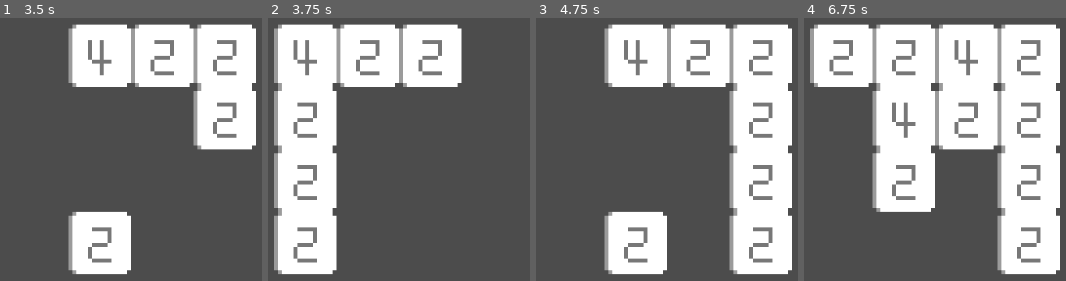
Above: before the commit, frames 1-4 (left to right).
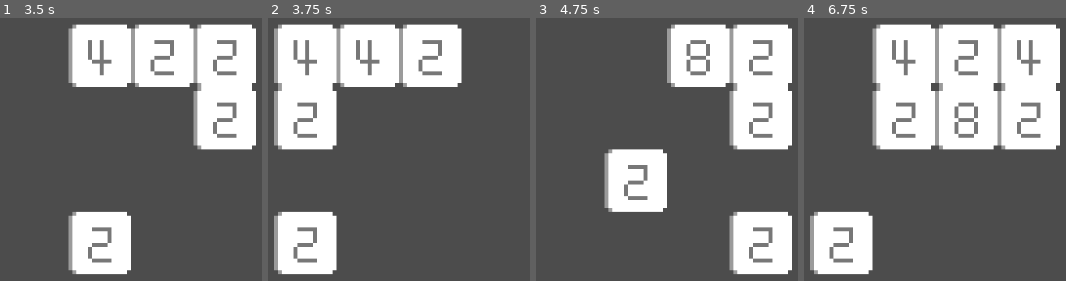
Above: after the commit, the same moments.

Repository: Icbitic/game2048
Game: Godot game, scene res://game2048.tscn
Same seed, same stepped clock (60 frames per second), same inputs: the game is played once before the commit and once after it.
Inputs (mouse positions are in pixels of both pictures, inside the frame that each line leads up to):
- Up to frame 1 (3.5 s): tap Enter at 0.5, 2 s; move the mouse to (outside the picture) at 0.52 s; hold Right (ui_right) 0.53-1.25 s; click (outside the picture) at 0.67 s; tap Space at 1.25, 2.75 s; drag from (outside the picture) to (91, 181) at 1.27 s; move the mouse to (outside the picture) at 2.02 s; hold Right (ui_right) 2.03-2.75 s; drag from (91, 181) to (outside the picture) at 2.77 s
- Up to frame 2 (3.75 s): tap Enter at 3.5 s; move the mouse to (outside the picture) at 3.52 s; hold Left (ui_left) from 3.53 s (still down)
- Up to frame 3 (4.75 s): release Left (ui_left) at 4.25 s; tap Space at 4.25 s; drag from (outside the picture) to (outside the picture) at 4.27 s
- Up to frame 4 (6.75 s): move the mouse to (974, 86) at 5.02 s; hold Down (ui_down) 5.03-5.75 s; click (974, 86) at 5.17 s; drag from (outside the picture) to (outside the picture) at 5.77 s; move the mouse to (outside the picture) at 6.52 s; hold Up (ui_up) from 6.53 s (still down)

Frame 1 is identical in both runs. In frame 2, 6.5% of the frame differs, in the area x 2-43%, y 8-74%; in frame 3, 23%; in frame 4, 32%, in the area x 2-98%, y 2-98%.

Commit message:
Update map.gd

Diff:
--- a/map.gd
+++ b/map.gd
@@ -23,13 +23,12 @@
 			for x in range(1,4):
 				var checked_pos = Vector2(i, j) + direction * x
 				if checked_pos.x in range(0, 4) and checked_pos.y in range(0, 4):
-					if get_cellv(checked_pos) == get_cell(i, j) and get_cellv(checked_pos) != -1:
-						break
-						if !merged_cell.has(Vector2(i, j)):
-							set_cellv(checked_pos, get_cellv(checked_pos) + 1)
-							set_cell(i, j, -1)
-							merged_cell.append(checked_pos)
-							emit_signal("merged", pow(2, get_cellv(checked_pos) + 1))
+					if get_cellv(checked_pos) == get_cell(i, j) and get_cellv(checked_pos) != -1 and !merged_cell.has(Vector2(i, j)):
+						set_cellv(checked_pos, get_cellv(checked_pos) + 1)
+						set_cell(i, j, -1)
+						merged_cell.append(checked_pos)
+						emit_signal("merged", pow(2, get_cellv(checked_pos) + 1))
+					break
 
 	for x in range(1,4):
 		for i in range(0, 4):
